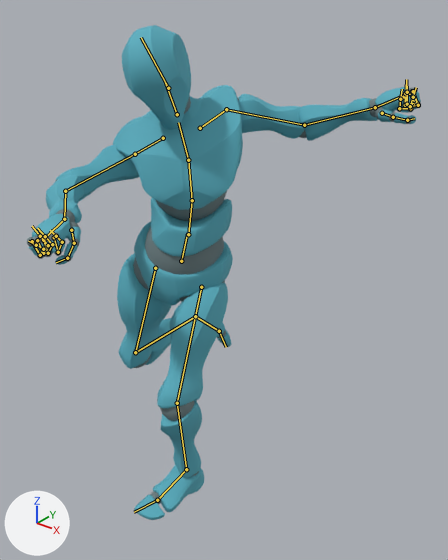
What one commit did to the FBX model Assets/Art/Animations/Y Bot@Roundhouse Kick.fbx.
Both versions are drawn from a camera (50 mm lens) standing at (1.216, -1.661, 1.818) and looking at (0.04, -0.192, 0.907). Every picture has the same lights, and +X, +Y and +Z are marked at lower left. The first picture is the older version. Both versions are drawn at frame 22 of the action 'mixamo.com'; the numbers are the values there. The bones that change, and the others that lie on the model, are drawn over the model as lines.

The first picture shows 'Alpha_Joints', 'Alpha_Surface'.
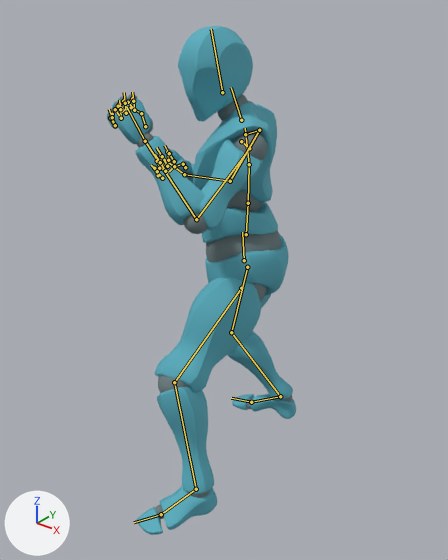
Location of each change, [x1, y1, x2, y2] in pixels of the pictures (448 x 560 px):
'Alpha_Surface', posed (52% narrower): before [29, 25, 421, 520]; after [107, 26, 296, 535]
'Alpha_Joints', posed (53% narrower): before [27, 88, 421, 504]; after [108, 94, 292, 519]
bone 'mixamorig:Hips', root to tip: before (181, 261) to (187, 233); after (244, 260) to (242, 232)
bone 'mixamorig:Spine', root to tip: before (188, 234) to (192, 200); after (246, 234) to (248, 203)
bone 'mixamorig:Spine1', root to tip: before (192, 200) to (188, 160); after (248, 203) to (249, 164)
bone 'mixamorig:Spine2', root to tip: before (188, 160) to (178, 122); after (249, 164) to (245, 128)
bone 'mixamorig:Neck', root to tip: before (177, 114) to (165, 83); after (241, 120) to (231, 87)
bone 'mixamorig:Head', root to tip: before (168, 88) to (141, 37); after (222, 92) to (211, 29)
bone 'mixamorig:LeftShoulder', root to tip: before (200, 128) to (226, 109); after (241, 141) to (249, 148)
bone 'mixamorig:LeftArm', root to tip: before (226, 109) to (304, 125); after (249, 148) to (196, 219)
bone 'mixamorig:LeftForeArm', root to tip: before (304, 125) to (375, 107); after (196, 219) to (145, 141)
bone 'mixamorig:LeftHand', root to tip: before (375, 107) to (404, 95); after (145, 141) to (126, 106)
bone 'mixamorig:RightShoulder', root to tip: before (163, 138) to (135, 154); after (245, 134) to (259, 130)
bone 'mixamorig:RightArm', root to tip: before (135, 154) to (65, 191); after (259, 130) to (230, 181)
bone 'mixamorig:RightForeArm', root to tip: before (65, 191) to (64, 219); after (230, 181) to (184, 174)
bone 'mixamorig:RightHand', root to tip: before (64, 219) to (46, 236); after (184, 174) to (164, 159)
bone 'mixamorig:LeftUpLeg', root to tip: before (201, 287) to (177, 403); after (241, 288) to (174, 382)
bone 'mixamorig:LeftLeg', root to tip: before (177, 403) to (186, 469); after (174, 382) to (196, 489)
bone 'mixamorig:LeftFoot', root to tip: before (186, 469) to (157, 500); after (196, 489) to (161, 514)
bone 'mixamorig:RightUpLeg', root to tip: before (155, 268) to (135, 352); after (247, 267) to (231, 332)
bone 'mixamorig:RightLeg', root to tip: before (135, 352) to (195, 316); after (231, 332) to (280, 396)
bone 'mixamorig:RightFoot', root to tip: before (195, 316) to (219, 331); after (280, 396) to (251, 402)

What the commit changed:
Bone 'mixamorig:Hips' (bone_mixamorig_hips) moves from (-12.3, -5.8, 22.1) to (-1.2, -9.7, 1.1).
Bone 'mixamorig:Hips' (bone_mixamorig_hips) turns from (-6, 15, -13) to (2, -60, 1) degrees about its own x, y and z.
Bone 'mixamorig:Spine' (bone_mixamorig_spine) turns from (2, 13, 9) to (2, 0, 1) degrees about its own x, y and z.
Bone 'mixamorig:Spine1' (bone_mixamorig_spine1) turns from (0, 9, 10) to (1, 0, 1) degrees about its own x, y and z.
Bone 'mixamorig:Spine2' (bone_mixamorig_spine2) turns from (0, 10, 9) to (1, 0, 0) degrees about its own x, y and z.
Bone 'mixamorig:Neck' (bone_mixamorig_neck) turns from (15, 3, 7) to (11, 15, -1) degrees about its own x, y and z.
Bone 'mixamorig:Head' (bone_mixamorig_head) turns from (19, -27, 1) to (-9, 33, -13) degrees about its own x, y and z.
Bone 'mixamorig:LeftShoulder' (bone_mixamorig_leftshoulder) turns from (-11, -7, -20) to (-1, -1, -5) degrees about its own x, y and z.
Bone 'mixamorig:LeftArm' (bone_mixamorig_leftarm) turns from (42, -24, 4) to (60, -44, 4) degrees about its own x, y and z.
Bone 'mixamorig:LeftForeArm' (bone_mixamorig_leftforearm) turns from (0, 0, 60) to (0, 0, 110) degrees about its own x, y and z.
Bone 'mixamorig:LeftHand' (bone_mixamorig_lefthand) turns from (-5, 36, 5) to (-5, 5, 4) degrees about its own x, y and z.
Bone 'mixamorig:RightShoulder' (bone_mixamorig_rightshoulder) turns from (17, -5, 23) to (4, -1, 4) degrees about its own x, y and z.
Bone 'mixamorig:RightArm' (bone_mixamorig_rightarm) turns from (-7, -11, -52) to (46, 2, -52) degrees about its own x, y and z.
Bone 'mixamorig:RightForeArm' (bone_mixamorig_rightforearm) turns from (0, 0, -62) to (0, 0, -111) degrees about its own x, y and z.
Bone 'mixamorig:RightHand' (bone_mixamorig_righthand) turns from (-2, 2, 24) to (-21, -2, -11) degrees about its own x, y and z.
Bone 'mixamorig:LeftUpLeg' (bone_mixamorig_leftupleg) turns from (31, -10, 6) to (39, -27, 16) degrees about its own x, y and z.
Bone 'mixamorig:LeftLeg' (bone_mixamorig_leftleg) turns from (-47, 9, -2) to (-46, 2, -4) degrees about its own x, y and z.
Bone 'mixamorig:LeftFoot' (bone_mixamorig_leftfoot) turns from (8, 20, -22) to (-1, -15, -7) degrees about its own x, y and z.
Bone 'mixamorig:RightUpLeg' (bone_mixamorig_rightupleg) turns from (-4, 18, -5) to (15, 18, -16) degrees about its own x, y and z.
Bone 'mixamorig:RightLeg' (bone_mixamorig_rightleg) turns from (-83, -8, -1) to (-42, -7, 2) degrees about its own x, y and z.
Bone 'mixamorig:RightFoot' (bone_mixamorig_rightfoot) turns from (-26, 24, 29) to (27, 12, 9) degrees about its own x, y and z.
